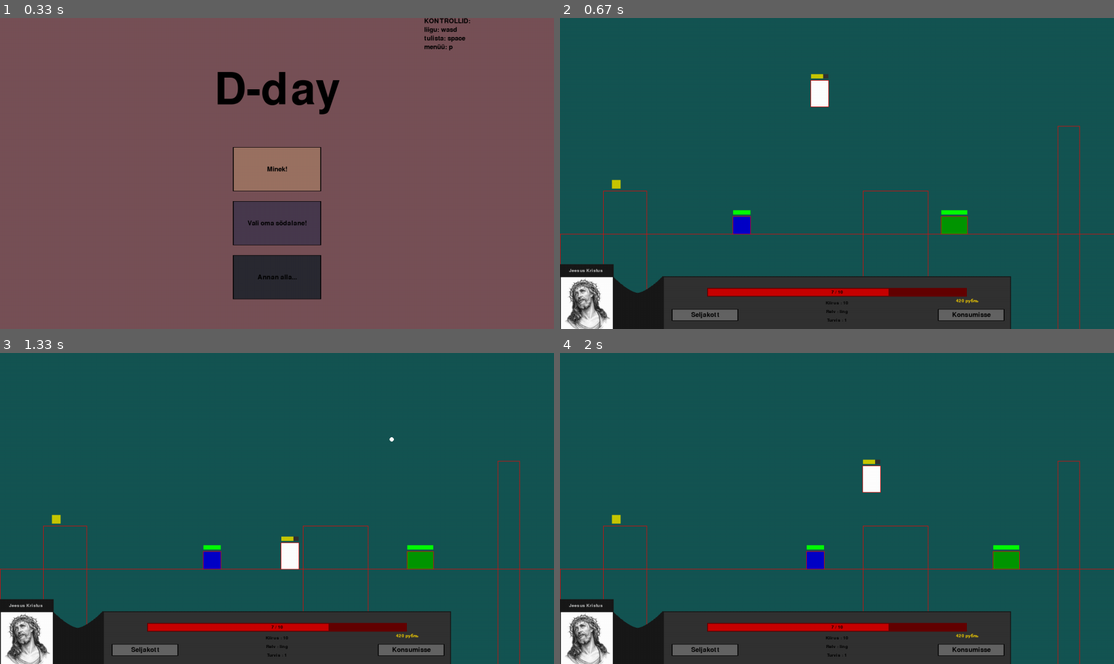
Above: before the commit, frames 1-4 (two rows, left to right).
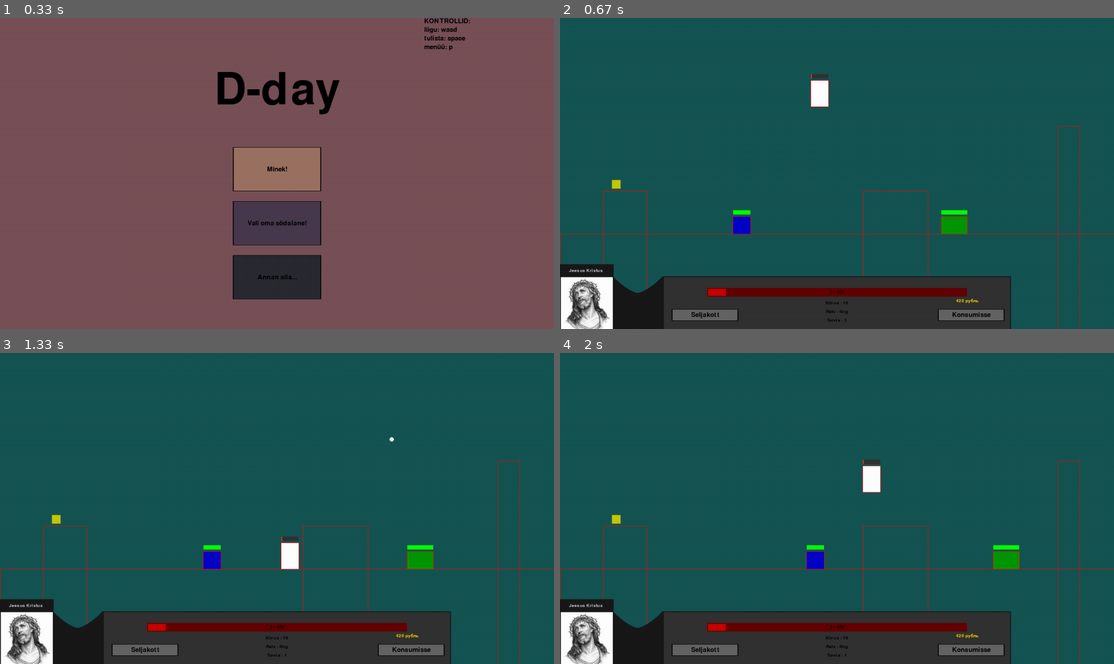
Above: after the commit, the same moments.

Repository: KarupoegPuhh/2020-projekt
Game: pygame game, started from MAIN.py
Two runs of this game, one before a commit and one after it. Both use one fixed random seed, a clock stepped at 60 frames per second and the inputs below.
Inputs:
- Up to frame 1 (0.33 s): no input
- Up to frame 2 (0.67 s): click "Minek!" at 0.38 s
- Up to frame 3 (1.33 s): tap Space at 0.67, 1.07 s; hold D from 1 s (still down)
- Up to frame 4 (2 s): tap Space at 1.37, 1.57, 1.9 s; release D at 1.47 s; hold W 1.5-1.8 s; hold D from 1.83 s (still down)

Frame 1 is identical in both runs. In frame 2, 0.7% of the frame differs, in the area x 29-60%, y 17-90%; in frame 3, 0.7%; in frame 4, 0.7%.

Commit message:
vist knockback platformi otsa fix

Diff:
--- a/maailm.py
+++ b/maailm.py
@@ -331,8 +331,8 @@
 
         keys = pg.key.get_pressed()
 
-        eelmine_mk = mk
-        maa_kõrgus(Tom.x,Tom.laius)
+        #eelmine_mk = mk
+        #maa_kõrgus(Tom.x,Tom.laius)
 
         if mk <= Tom.y + Tom.pikkus:
             Tom.y = mk-Tom.pikkus
@@ -393,6 +393,12 @@
         #    lükkaja_v = -lükkaja_v
         lükkaja_v = Tom.vh
         #knockback
+
+        #if pole_sein_p(dt, Tom.vel,Tom.x,Tom.y,Tom.laius,Tom.pikkus) and pole_sein_v(dt, Tom.vel,Tom.x,Tom.y,Tom.laius,Tom.pikkus):
+        #    lükkab_seina = False KB FIX PROOV
+        #else:
+        #    lükkab_seina = True
+
         if Tom.kb != 0:
             #if Tom.kukub:
             #    Tom.kukub = False
@@ -400,9 +406,10 @@
             Tom.värv = (255, 0, 0)
             if Tom.vh > 0:
                 F = -(0.5*Tom.m*(lükkaja_v**2)) #/2
-                if F < 0 and pole_sein_p(dt, Tom.vel,Tom.x,Tom.y,Tom.laius,Tom.pikkus):
+                if F < 0 and pole_sein_p(dt, Tom.vel,Tom.x,Tom.y,Tom.laius,Tom.pikkus,3):
                     Tom.x += (F*dt*Tom.kb)/3
-                if F > 0 and pole_sein_v(dt, Tom.vel,Tom.x,Tom.y,Tom.laius,Tom.pikkus):
+                if F > 0 and pole_sein_v(dt, Tom.vel,Tom.x,Tom.y,Tom.laius,Tom.pikkus,3):
+                #if not lükkab_seina: KB FIX PROOV
                     Tom.x += (F*dt*Tom.kb)/3
             else:
                 F = (0.5*Tom.m*(Tom.vh**2)) #/2
@@ -419,6 +426,8 @@
                 Tom.värv = värvike
         else:
             värvike = Tom.värv
+            eelmine_mk = mk
+            maa_kõrgus(Tom.x,Tom.laius) #POSSIBLE KB PLATFORMI OTSA FIX AGA VÕIBOLLA TEEB MINGEID BUGE (muidu need kaks rida jooksid iga frame)
 
         #TULISTAMINE
         if keys[pg.K_SPACE] and kuulide_cd == 0:
--- a/player.py
+++ b/player.py
@@ -17,7 +17,7 @@
         self.initial_vh = 10
         self.vh = 0 #hüppe vel
         self.health = 7
-        self.max_health = 10
+        self.max_health = 100
         self.kb = 0 #knockback 1-paremale -1-vasakule 0-false
         self.kontr = True #kas saab kontrollida
         self.elus = True
@@ -26,10 +26,10 @@
         self.armor = 1
         self.name = "nimi"
         self.relv = relv
-    dirr = os.path.dirname(os.path.abspath(__file__))
+
     kangelane_värv = (255,255,255)
     kangelane_nimi = "Jeesus Kristus"
-    kangelane_pilt = pg.image.load(dirr+"/pildid/jesus.png")
+    kangelane_pilt = pg.image.load(os.path.dirname(os.path.abspath(__file__))+"/pildid/jesus.png")
 
     def hit(self, vastane):
         if self.health > 0:
Not shown, changed: .gitignore
